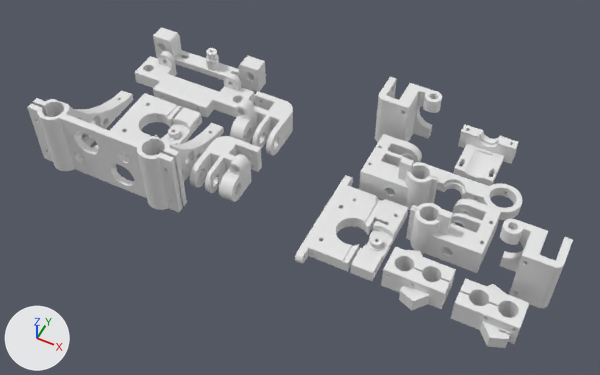
One commit to the Blender file sources/blender/plates.blend: the scene before it, then after it.
Both versions are drawn from a 50 mm camera at (151.0, -281.0, 278.0) aimed at (-19.0, 59.0, -148.0). The lights are fixed; the arrows at lower left show +X, +Y and +Z.

The scene before the commit, as lines of its bpy script (objects in view):
```python
ob_output__2__001 = bpy.data.objects.new('Output (2).001', me_output__2__001)
ob_output__2__001.location = (197.6, 425.1, -10.0)
ob_output__2__001.rotation_euler = (1.571, 0.0, 0.0)  # degrees (90, 0, 0)
ob_output__2__002 = bpy.data.objects.new('Output (2).002', me_output__2__002)
ob_output__2__002.location = (-33.3, 336.7, -10.0)
ob_output__2__002.rotation_euler = (1.571, 0.0, 0.0)  # degrees (90, 0, 0)
ob_output__2__004 = bpy.data.objects.new('Output (2).004', me_output__2__004)
ob_output__2__004.location = (218.3, -90.0, -287.5)
ob_output__2__004.rotation_euler = (0.0, -1.571, 0.0)  # degrees (0, -90, 0)
ob_output__2__005 = bpy.data.objects.new('Output (2).005', me_output__2__005)
ob_output__2__005.location = (230.6, -218.3, -125.0)
ob_output__2__005.rotation_euler = (-1.571, 0.0, 0.0)  # degrees (-90, 0, 0)
ob_output__2__006 = bpy.data.objects.new('Output (2).006', me_output__2__006)
ob_output__2__006.location = (-102.3, -187.4, -125.0)
ob_output__2__006.rotation_euler = (-1.571, 0.0, 0.0)  # degrees (-90, 0, 0)
ob_output__2__007 = bpy.data.objects.new('Output (2).007', me_output__2__007)
ob_output__2__007.location = (365.1, 3.7, -105.0)
ob_output__2__007.rotation_euler = (0.0, -1.571, 0.0)  # degrees (0, -90, 0)
ob_output__2__008 = bpy.data.objects.new('Output (2).008', me_output__2__008)
ob_output__2__008.location = (-155.4, 0.0, -156.0)
ob_output__2__008.rotation_euler = (0.0, 1.571, 0.0)  # degrees (0, 90, 0)
ob_output__2__012 = bpy.data.objects.new('Output (2).012', me_output__2__012)
ob_output__2__012.location = (109.2, -150.2, -145.0)
ob_output__2__012.rotation_euler = (-1.571, 0.0, 0.0)  # degrees (-90, 0, 0)
ob_output__2__013 = bpy.data.objects.new('Output (2).013', me_output__2__013)
ob_output__2__013.location = (101.4, 97.7, 156.0)
ob_output__2__013.rotation_euler = (3.142, 0.0, 0.0)  # degrees (180, 0, 0)
# also in view: 'Output (2).011' at (-142.0, 46.0, -130.0); 'Output (2).010' at (-139.0, 113.0, -144.0); 'Output (2)' at (30.0, 44.0, -151.0); 'Output (2).014' at (-142.0, 61.0, -151.0); 'Output (2).003' at (-69.0, 100.0, -140.0)
```
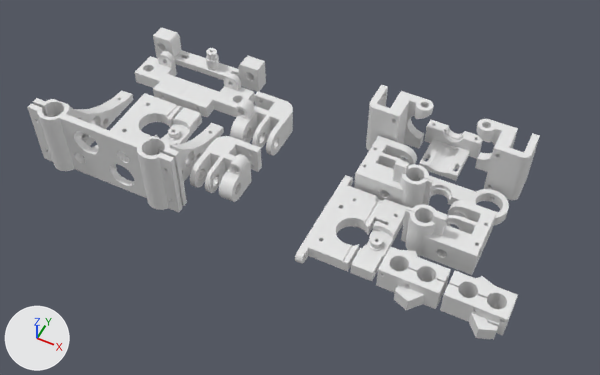
Pixel boxes [x1, y1, x2, y2] of what changed, in the pictures (600 x 375 px):
'Output (2).005', moved
    before: [406, 199, 502, 273]
    after: [401, 200, 497, 275]
'Output (2).006', moved
    before: [359, 134, 439, 210]
    after: [354, 136, 433, 208]
'Output (2).008', moved
    before: [451, 278, 529, 348]
    after: [440, 271, 518, 339]
'Output (2).012', moved
    before: [454, 125, 519, 185]
    after: [419, 120, 483, 181]
'Output (2).002', deleted
    before: [500, 219, 573, 308]
'Output (2).007', moved
    before: [381, 246, 456, 311]
    after: [376, 246, 451, 310]
'Output (1).001', added
    after: [475, 119, 540, 200]
'Output (2).001', deleted
    before: [375, 77, 442, 142]
'Output (1)', added
    after: [366, 85, 434, 150]
'Output (2).013', moved
    before: [431, 166, 522, 220]
    after: [429, 175, 509, 226]

The change, as a list of edits to the scene's bpy script:
```text
Add me_output__1:
    me_output__1.from_pydata(...)  # 745 vertices, 1170 faces; spans x -15.0..26.0, y 0.0..42.0, z 0.0..25.0
Change ob_output__2__013:
    ob_output__2__013.location: (101.4, 97.7, 156.0) -> (94.7, 88.6, 156.0)
Change ob_output__2__012:
    ob_output__2__012.location: (109.2, -150.2, -145.0) -> (85.4, -156.6, -145.0)
Change ob_output__2__008:
    ob_output__2__008.location: (-155.4, 0.0, -156.0) -> (-163.3, 2.6, -156.0)
Change ob_output__2__007:
    ob_output__2__007.location: (365.1, 3.7, -105.0) -> (362.2, 2.3, -105.0)
Change ob_output__2__006:
    ob_output__2__006.location: (-102.3, -187.4, -125.0) -> (-104.7, -190.8, -125.0)
Change ob_output__2__005:
    ob_output__2__005.location: (230.6, -218.3, -125.0) -> (228.2, -221.2, -125.0)
Remove ob_output__2__002:
    ob_output__2__002 = bpy.data.objects.new('Output (2).002', me_output__2__002)
    ob_output__2__002.location = (-33.3, 336.7, -10.0)
    ob_output__2__002.rotation_euler = (1.571, 0.0, 0.0)  # degrees (90, 0, 0)
Remove ob_output__2__001:
    ob_output__2__001 = bpy.data.objects.new('Output (2).001', me_output__2__001)
    ob_output__2__001.location = (197.6, 425.1, -10.0)
    ob_output__2__001.rotation_euler = (1.571, 0.0, 0.0)  # degrees (90, 0, 0)
Add ob_output__1:
    ob_output__1 = bpy.data.objects.new('Output (1)', me_output__1)
    ob_output__1.location = (17.8, 144.4, -155.0)
    ob_output__1.rotation_euler = (1.571, 0.0, 0.0)  # degrees (90, 0, 0)
Add ob_output__1__001:
    ob_output__1__001 = bpy.data.objects.new('Output (1).001', me_output__1.copy())
    ob_output__1__001.location = (102.3, 144.3, -155.0)
    ob_output__1__001.rotation_euler = (1.571, 0.0, 0.0)  # degrees (90, 0, 0)
    ob_output__1__001.scale = (-1.0, 1.0, 1.0)
```
